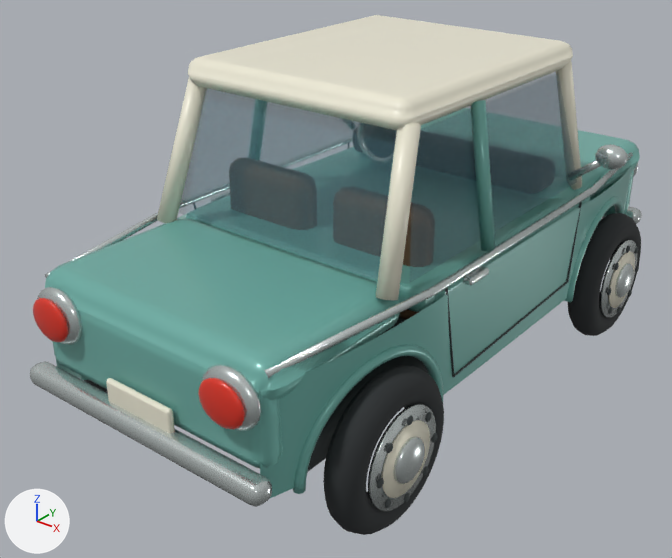
The glTF model assets/models/island_car.glb, before and after one commit.
Before and after are seen from a camera (50 mm lens) standing at (2.41, -3.43, 2.5) and looking at (-0.12, -0.26, 0.54). Every picture has the same lights, and +X, +Y and +Z are marked at lower left. The first picture is the older version. Where no turn or scale is listed for an object, it has been applied to the vertices. Vertices at exactly the same position are counted once.

The older version as bpy lines, for what is in view:
```python
ob_islandcar_geometry = bpy.data.objects.new('IslandCar_Geometry', me_a_pillar_002)
ob_islandcar_geometry.location = (0.0, 0.0, 0.0)
ob_wheelfr_geometry = bpy.data.objects.new('WheelFR_Geometry', me_sphere_707)
ob_wheelfr_geometry.location = (0.825, 1.0, 0.34)
ob_wheelrl_geometry = bpy.data.objects.new('WheelRL_Geometry', me_sphere_697)
ob_wheelrl_geometry.location = (-0.825, -1.0, 0.34)
ob_wheelrr_geometry = bpy.data.objects.new('WheelRR_Geometry', me_sphere_716)
ob_wheelrr_geometry.location = (0.825, -1.0, 0.34)
```
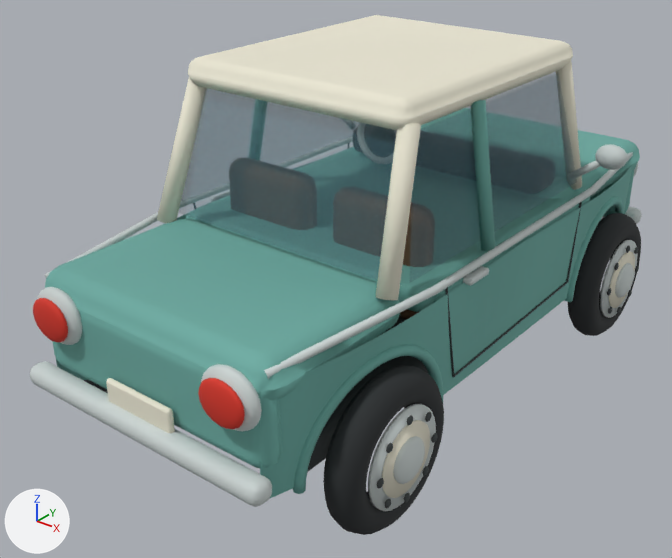
What differs and where, as boxes (x1, y1, x2, y2) in the pictures (672 x 558 px):
'IslandCar_Geometry', recoloured
    both: (30, 15, 642, 507)

The change, as a diff of the scene's bpy script:
```diff
--- a/assets/models/island_car.glb.py
+++ b/assets/models/island_car.glb.py
@@ mat_car_ivory_roof @@
 n0 = _N.new('ShaderNodeBsdfPrincipled'); n0.name = 'Principled BSDF'
-n0.inputs[0].default_value = (0.86, 0.83, 0.68, 1.0)  # 'Base Color', pale yellow #efebd7
-n0.inputs[2].default_value = 0.34  # 'Roughness'
+n0.inputs[2].default_value = 0.8  # 'Roughness'
 n1 = _N.new('ShaderNodeOutputMaterial'); n1.name = 'Material Output'
+n2 = _N.new('ShaderNodeMix'); n2.name = 'Mix'
+n2.data_type = 'RGBA'
+n2.blend_type = 'MULTIPLY'
+n2.inputs[0].default_value = 1.0  # 'Factor'
+n2.inputs[7].default_value = (0.86, 0.83, 0.68, 1.0)  # 'B', pale yellow #efebd7
+n3 = _N.new('ShaderNodeVertexColor'); n3.name = 'Color Attribute'
 _L.new(n0.outputs[0], n1.inputs[0])  # 'BSDF' to 'Surface'
+_L.new(n2.outputs[2], n0.inputs[0])  # 'Result' to 'Base Color'
+_L.new(n3.outputs[0], n2.inputs[6])  # 'Color' to 'A'
@@ mat_car_interior @@
 n0 = _N.new('ShaderNodeBsdfPrincipled'); n0.name = 'Principled BSDF'
-n0.inputs[0].default_value = (0.045, 0.056, 0.057, 1.0)  # 'Base Color', dark grey #3c4344
 n0.inputs[2].default_value = 0.8  # 'Roughness'
 n1 = _N.new('ShaderNodeOutputMaterial'); n1.name = 'Material Output'
+n2 = _N.new('ShaderNodeMix'); n2.name = 'Mix'
+n2.data_type = 'RGBA'
+n2.blend_type = 'MULTIPLY'
+n2.inputs[0].default_value = 1.0  # 'Factor'
+n2.inputs[7].default_value = (0.045, 0.056, 0.057, 1.0)  # 'B', dark grey #3c4344
+n3 = _N.new('ShaderNodeVertexColor'); n3.name = 'Color Attribute'
 _L.new(n0.outputs[0], n1.inputs[0])  # 'BSDF' to 'Surface'
+_L.new(n2.outputs[2], n0.inputs[0])  # 'Result' to 'Base Color'
+_L.new(n3.outputs[0], n2.inputs[6])  # 'Color' to 'A'
@@ mat_car_seafoam @@
 n0 = _N.new('ShaderNodeBsdfPrincipled'); n0.name = 'Principled BSDF'
-n0.inputs[0].default_value = (0.16, 0.43, 0.38, 1.0)  # 'Base Color', cyan #6fafa6
 n0.inputs[1].default_value = 0.1  # 'Metallic'
-n0.inputs[2].default_value = 0.28  # 'Roughness'
+n0.inputs[2].default_value = 0.8  # 'Roughness'
 n1 = _N.new('ShaderNodeOutputMaterial'); n1.name = 'Material Output'
+n2 = _N.new('ShaderNodeMix'); n2.name = 'Mix'
+n2.data_type = 'RGBA'
+n2.blend_type = 'MULTIPLY'
+n2.inputs[0].default_value = 1.0  # 'Factor'
+n2.inputs[7].default_value = (0.16, 0.43, 0.38, 1.0)  # 'B', cyan #6fafa6
+n3 = _N.new('ShaderNodeVertexColor'); n3.name = 'Color Attribute'
 _L.new(n0.outputs[0], n1.inputs[0])  # 'BSDF' to 'Surface'
+_L.new(n2.outputs[2], n0.inputs[0])  # 'Result' to 'Base Color'
+_L.new(n3.outputs[0], n2.inputs[6])  # 'Color' to 'A'
@@ mat_car_polished_chrome @@
 mat_car_polished_chrome = bpy.data.materials.new('Car polished chrome')
-# nodes: BsdfPrincipled, OutputMaterial
-# colours: light grey #d1dad8
+# nodes: BsdfPrincipled, Mix, OutputMaterial, VertexColor
+# colours: light grey #d1dad8, mixed with the vertex colours
@@ mat_car_blue_tinted_glass @@
 mat_car_blue_tinted_glass = bpy.data.materials.new('Car blue tinted glass')
-# nodes: BsdfPrincipled, OutputMaterial
-# colours: cyan #598493
+# nodes: BsdfPrincipled, Math, Mix, OutputMaterial, VertexColor
+# colours: cyan #598493, mixed with the vertex colours
@@ mat_town_walnut_wood @@
 n0 = _N.new('ShaderNodeBsdfPrincipled'); n0.name = 'Principled BSDF'
-n0.inputs[0].default_value = (0.13, 0.072, 0.033, 1.0)  # 'Base Color', brown #654c33
 n0.inputs[2].default_value = 0.87  # 'Roughness'
 n1 = _N.new('ShaderNodeOutputMaterial'); n1.name = 'Material Output'
+n2 = _N.new('ShaderNodeMix'); n2.name = 'Mix'
+n2.data_type = 'RGBA'
+n2.blend_type = 'MULTIPLY'
+n2.inputs[0].default_value = 1.0  # 'Factor'
+n2.inputs[7].default_value = (0.13, 0.072, 0.033, 1.0)  # 'B', brown #654c33
+n3 = _N.new('ShaderNodeVertexColor'); n3.name = 'Color Attribute'
 _L.new(n0.outputs[0], n1.inputs[0])  # 'BSDF' to 'Surface'
+_L.new(n2.outputs[2], n0.inputs[0])  # 'Result' to 'Base Color'
+_L.new(n3.outputs[0], n2.inputs[6])  # 'Color' to 'A'
@@ mat_car_tail_red @@
 n0 = _N.new('ShaderNodeBsdfPrincipled'); n0.name = 'Principled BSDF'
-n0.inputs[0].default_value = (0.7, 0.035, 0.018, 1.0)  # 'Base Color', red #da3524
-n0.inputs[2].default_value = 0.28  # 'Roughness'
+n0.inputs[2].default_value = 0.8  # 'Roughness'
 n1 = _N.new('ShaderNodeOutputMaterial'); n1.name = 'Material Output'
+n2 = _N.new('ShaderNodeMix'); n2.name = 'Mix'
+n2.data_type = 'RGBA'
+n2.blend_type = 'MULTIPLY'
+n2.inputs[0].default_value = 1.0  # 'Factor'
+n2.inputs[7].default_value = (0.7, 0.035, 0.018, 1.0)  # 'B', red #da3524
+n3 = _N.new('ShaderNodeVertexColor'); n3.name = 'Color Attribute'
 _L.new(n0.outputs[0], n1.inputs[0])  # 'BSDF' to 'Surface'
+_L.new(n2.outputs[2], n0.inputs[0])  # 'Result' to 'Base Color'
+_L.new(n3.outputs[0], n2.inputs[6])  # 'Color' to 'A'
@@ mat_car_tire_rubber @@
 n0 = _N.new('ShaderNodeBsdfPrincipled'); n0.name = 'Principled BSDF'
-n0.inputs[0].default_value = (0.022, 0.026, 0.028, 1.0)  # 'Base Color', black #292d2f
 n0.inputs[2].default_value = 0.87  # 'Roughness'
 n1 = _N.new('ShaderNodeOutputMaterial'); n1.name = 'Material Output'
+n2 = _N.new('ShaderNodeMix'); n2.name = 'Mix'
+n2.data_type = 'RGBA'
+n2.blend_type = 'MULTIPLY'
+n2.inputs[0].default_value = 1.0  # 'Factor'
+n2.inputs[7].default_value = (0.022, 0.026, 0.028, 1.0)  # 'B', black #292d2f
+n3 = _N.new('ShaderNodeVertexColor'); n3.name = 'Color Attribute'
 _L.new(n0.outputs[0], n1.inputs[0])  # 'BSDF' to 'Surface'
+_L.new(n2.outputs[2], n0.inputs[0])  # 'Result' to 'Base Color'
+_L.new(n3.outputs[0], n2.inputs[6])  # 'Color' to 'A'
@@ me_a_pillar_002 @@
 me_a_pillar_002.from_pydata(...)  # 6394 vertices, 12192 faces; spans x -0.91..0.91, y -1.65..1.65, z 0.31..1.62
+# me_a_pillar_002 part 1: vertex colours changed
 me_a_pillar_002.materials.append(mat_car_ivory_roof)
@@ me_sphere_716 @@
 me_sphere_716.from_pydata(...)  # 1550 vertices, 3056 faces; spans x -0.184..0.035, y -0.34..0.34, z -0.34..0.34
+# me_sphere_716 part 2: vertex colours changed
 me_sphere_716.materials.append(mat_car_polished_chrome)
```
